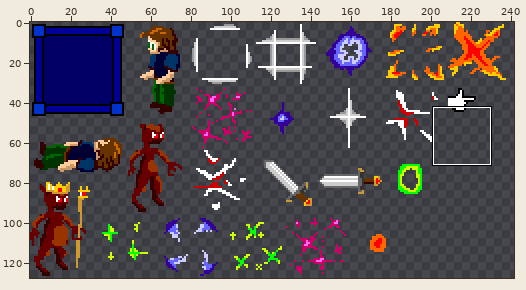
File history of a sprite sheet, sprite/sprites.png. The first picture is a wide view before the edit; the outline marks the close-up.
Close-up. As it was:
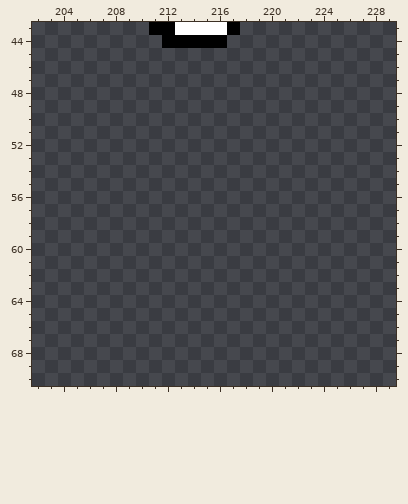
The file is 256x128 pixels. Shown: x 202..229, y 43..70. The wide view leaves out empty margins.
And afterwards:
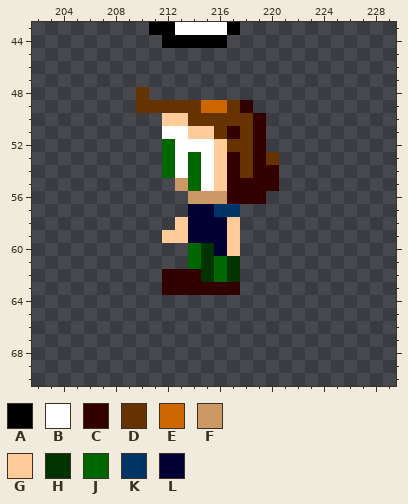
Palette (. is transparent): A #000000  B #ffffff  C #330000  D #663300  E #cc6600  F #cc9966  G #ffcc99  H #003300  J #006600  K #003366  L #000033
From the commit log: Add overworld version of player sprite
Change:
@@ x 208..222 @@
 47 ...............
-48 ...............
-49 ...............
-50 ...............
-51 ...............
-52 ...............
-53 ...............
-54 ...............
-55 ...............
-56 ...............
-57 ...............
-58 ...............
-59 ...............
-60 ...............
-61 ...............
-62 ...............
-63 ...............
+48 ..D............
+49 ..DDDDDEEDC....
+50 ....GGDDDDDC...
+51 ....BBGGDCDC...
+52 ....JBBBGDDC...
+53 ....JBJBGCDCD..
+54 ....JBJBGCDCC..
+55 .....FJBGCCCC..
+56 ......FFFCCC...
+57 ......LLKK.....
+58 .....GLLLG.....
+59 ....GGLLLG.....
+60 ......JHLG.....
+61 ......JHJH.....
+62 ....CCCHJH.....
+63 ....CCCCCC.....
 64 ...............
Changed places in both close-ups, as pixel boxes (x1, y1, x2, y2):
added: (136, 87, 279, 295)
